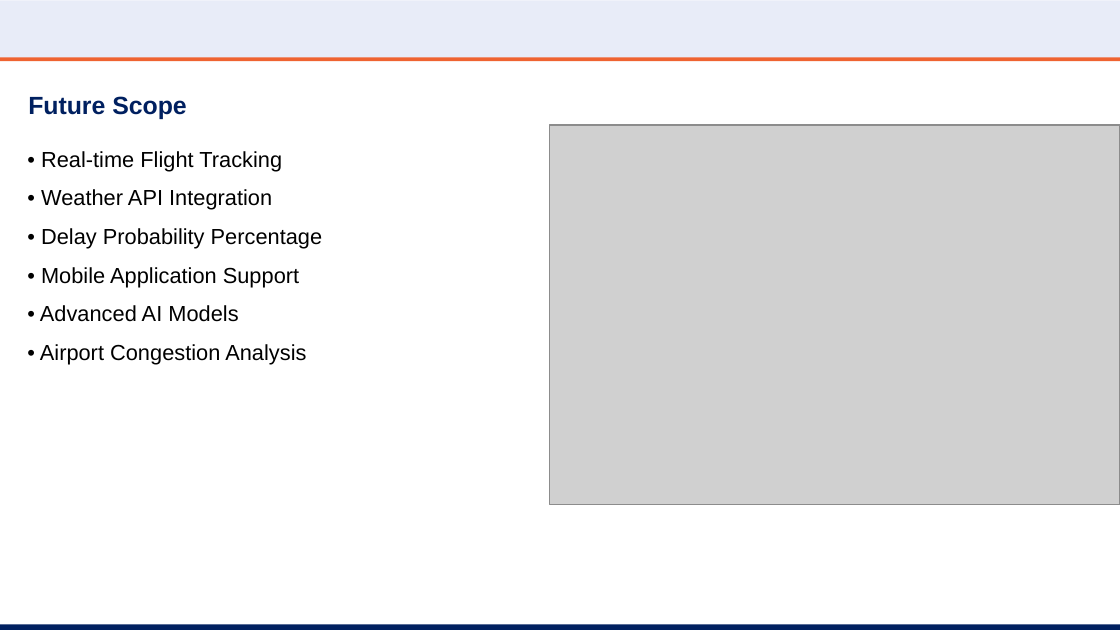
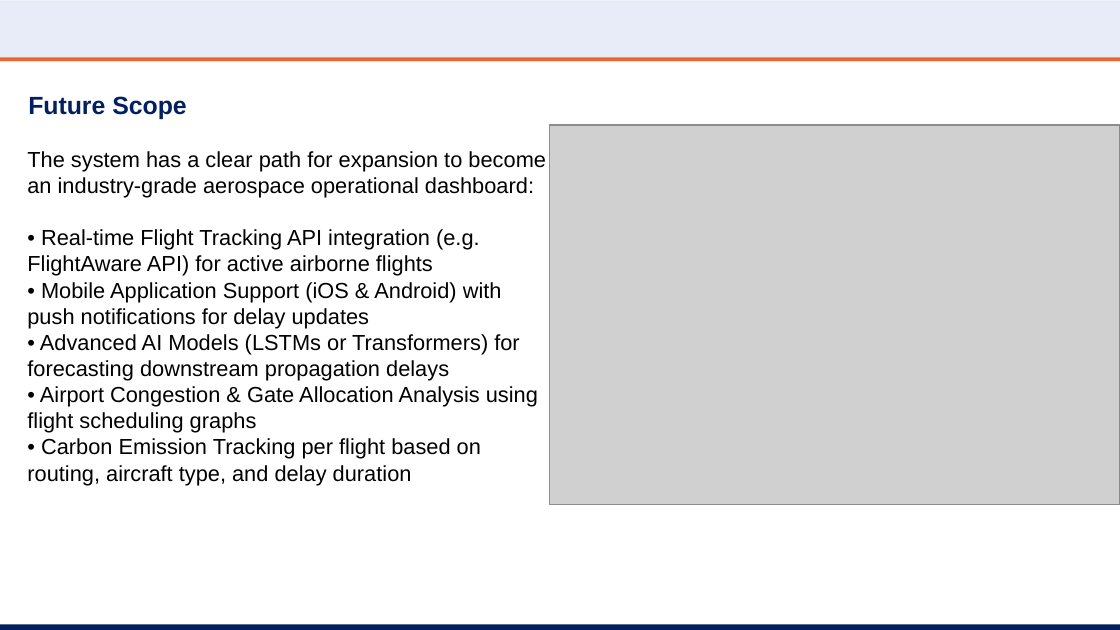
Before and after one commit to Amalkp22/Flight-Delay-Deduction-System, a slide deck: slide 5 of Flight_Delay_Prediction_System.pptx. Drawn at 1120x630 pixels with LibreOffice and Linux fonts; fonts in the diff are those of the drawing; grey boxes stand for pictures; background and template pictures are left out. Boxes give left, top, right and bottom in pixels: in the first picture for what was removed or moved away, otherwise in the second. Text is boxed around its words. In the diff, an @@ line names an element or a change of style, - is before the commit and + after.

Commit message:
docs: update Flight Delay Prediction System presentation slides to reflect project features

```diff
--- a/Flight_Delay_Prediction_System.pptx
+++ b/Flight_Delay_Prediction_System.pptx
@@ text at (27, 151, 546, 485): text changed @@
-• Real-time Flight Tracking
-• Weather API Integration
-• Delay Probability Percentage
-• Mobile Application Support
-• Advanced AI Models
-• Airport Congestion Analysis
+The system has a clear path for expansion to become an industry-grade aerospace operational dashboard:
+• Real-time Flight Tracking API integration (e.g. FlightAware API) for active airborne flights
+• Mobile Application Support (iOS & Android) with push notifications for delay updates
+• Advanced AI Models (LSTMs or Transformers) for forecasting downstream propagation delays
+• Airport Congestion & Gate Allocation Analysis using flight scheduling graphs
+• Carbon Emission Tracking per flight based on routing, aircraft type, and delay duration
```
Also in this commit, not shown: 2 other slides changed.
